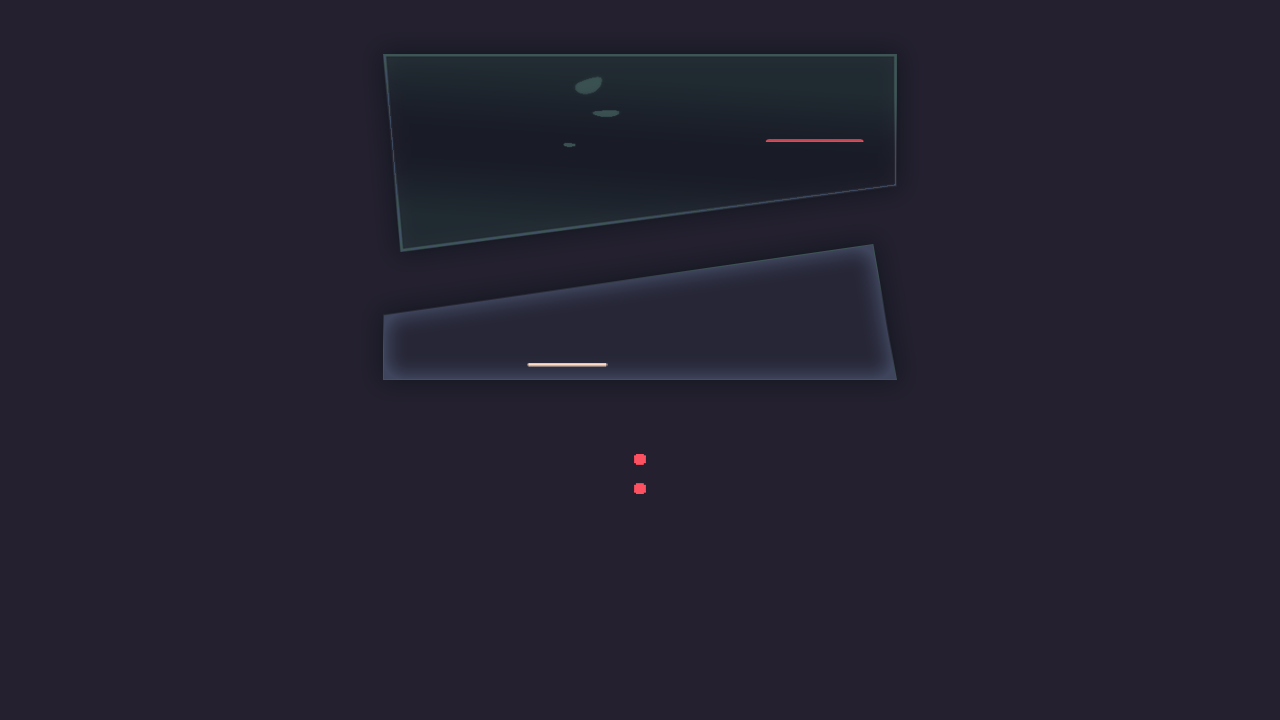
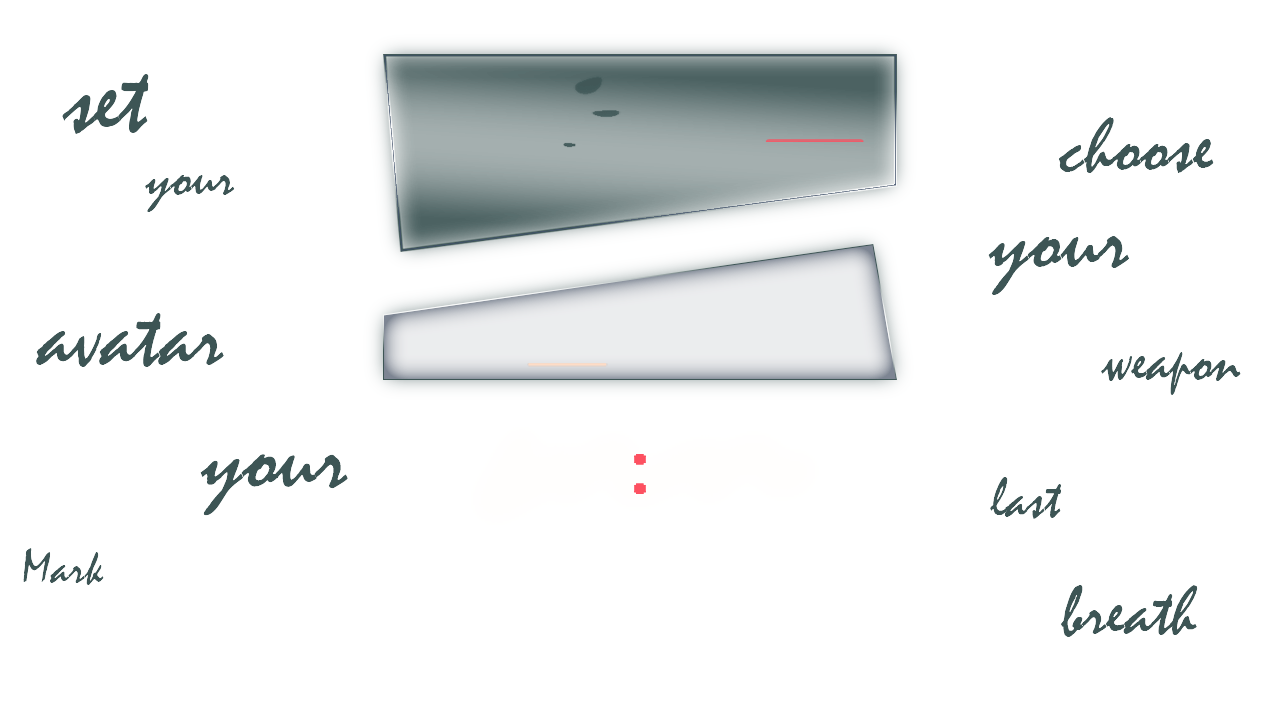
Comparing the layer stacks of the two 1280 x 720 images. Changes:
added layer "breath" above "last" over bbox(1060, 585, 1198, 637)
added layer "last" above "your" over bbox(990, 477, 1061, 519)
added layer "your" (1st of 3) above "Mark" over bbox(200, 454, 348, 516)
added layer "Mark" above "weapon" over bbox(23, 548, 104, 585)
added layer "weapon" above "your" over bbox(1101, 352, 1241, 395)
added layer "your" (2nd of 3) above "choose" over bbox(988, 236, 1130, 295)
added layer "choose" above "your" over bbox(1058, 117, 1214, 173)
added layer "your" (3rd of 3) above "set" over bbox(145, 175, 235, 212)
added layer "set" above "Rectangle 33" over bbox(62, 74, 149, 134)
added layer "Layer 2" (17%) above "main" over bbox(451, 403, 841, 545)
added layer "avatar" above "ChatGPT Image Sep 17, 2025, 01_41_00 PM" over bbox(36, 313, 224, 367)
hid "Color Fill 1" over bbox(0, 0, 1280, 720)